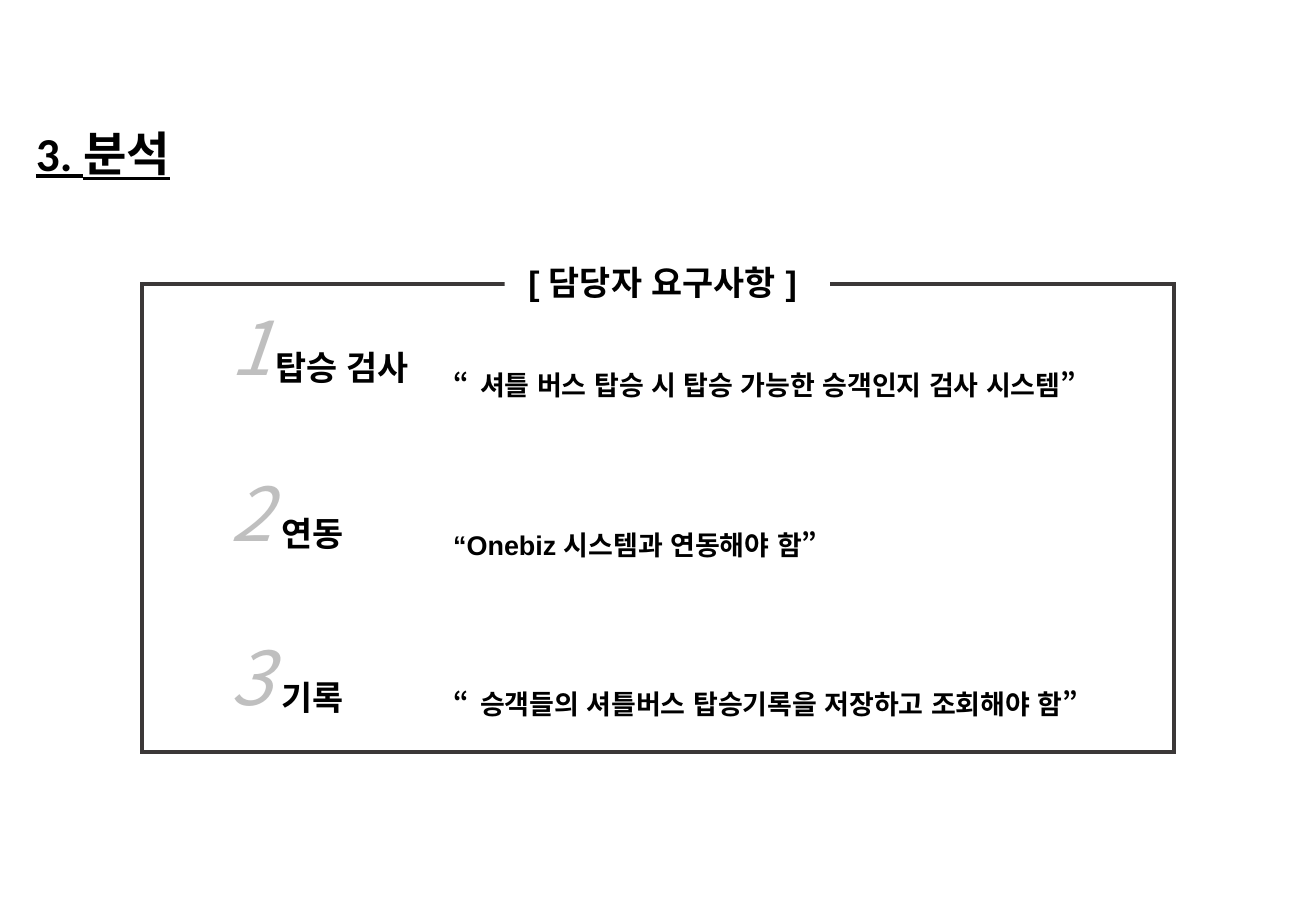
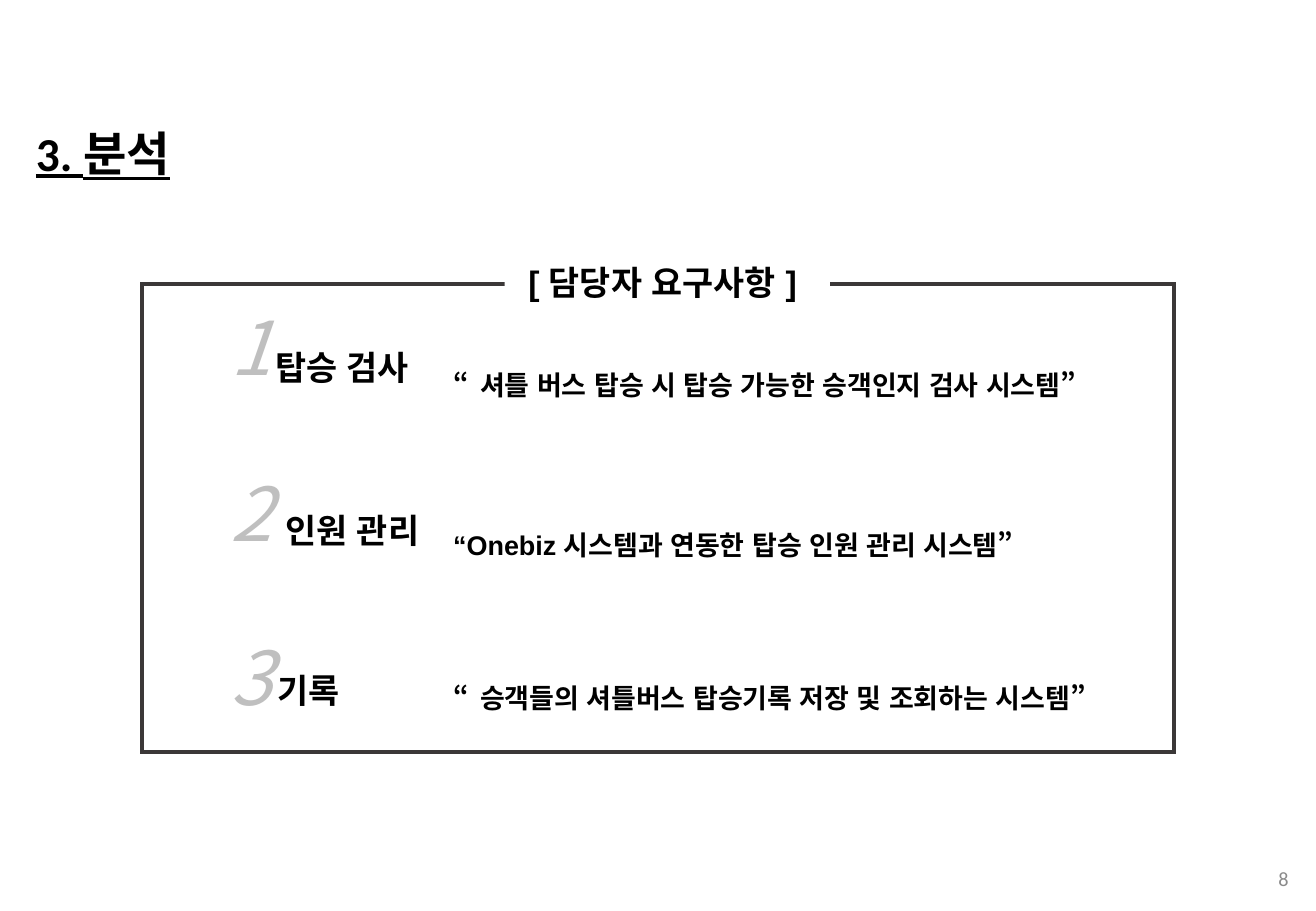
Before and after one commit to 201324549/BeaconProject, a slide deck: slide 8 of ShuttleBusFinalPresentation(v1.1)_ing.pptx (slide 6 before the commit). Drawn at 1316x911 pixels with LibreOffice and Linux fonts; fonts in the diff are those of the drawing; background and template pictures are left out. Boxes give left, top, right and bottom in pixels: in the first picture for what was removed or moved away, otherwise in the second. Text is boxed around its words. In the diff, an @@ line names an element or a change of style, - is before the commit and + after.

```diff
--- a/ShuttleBusFinalPresentation(v1.1)_ing.pptx
+++ b/ShuttleBusFinalPresentation(v1.1)_ing.pptx
@@ text at [285,514,419,546]: text changed @@
-연동
+인원 관리
@@ text at [453,531,1013,558]: text changed @@
-“Onebiz 시스템과 연동해야 함”
+“Onebiz 시스템과 연동한 탑승 인원 관리 시스템”
@@ text "기록": place and size @@
-text "기록" at [281,681,343,713]
+text "기록" at [277,674,339,706]
@@ text at [480,684,1086,711]: text changed @@
-“승객들의 셔틀버스 탑승기록을 저장하고 조회해야 함”
+“승객들의 셔틀버스 탑승기록 저장 및 조회하는 시스템”
@@ page number added at [1278,872,1288,886], 12 pt, text #8C8C8C @@
+8
```
Also in this commit, not shown: 20 other slides changed, 4 slides added, 1 slide removed.
